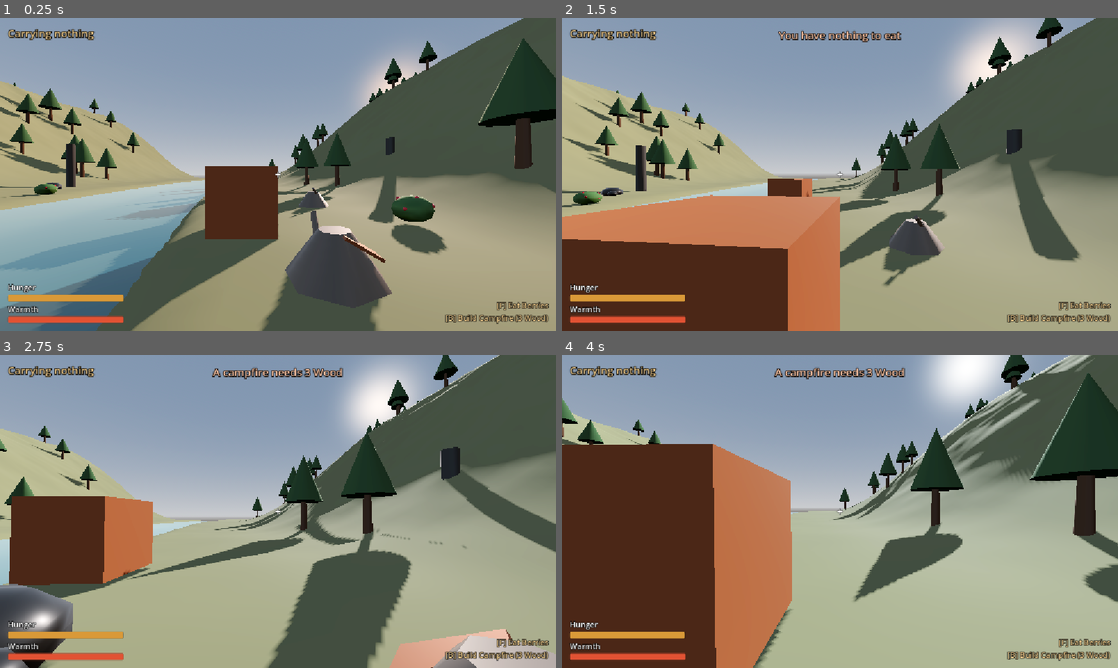
Above: before the commit, frames 1-4 (two rows, left to right).
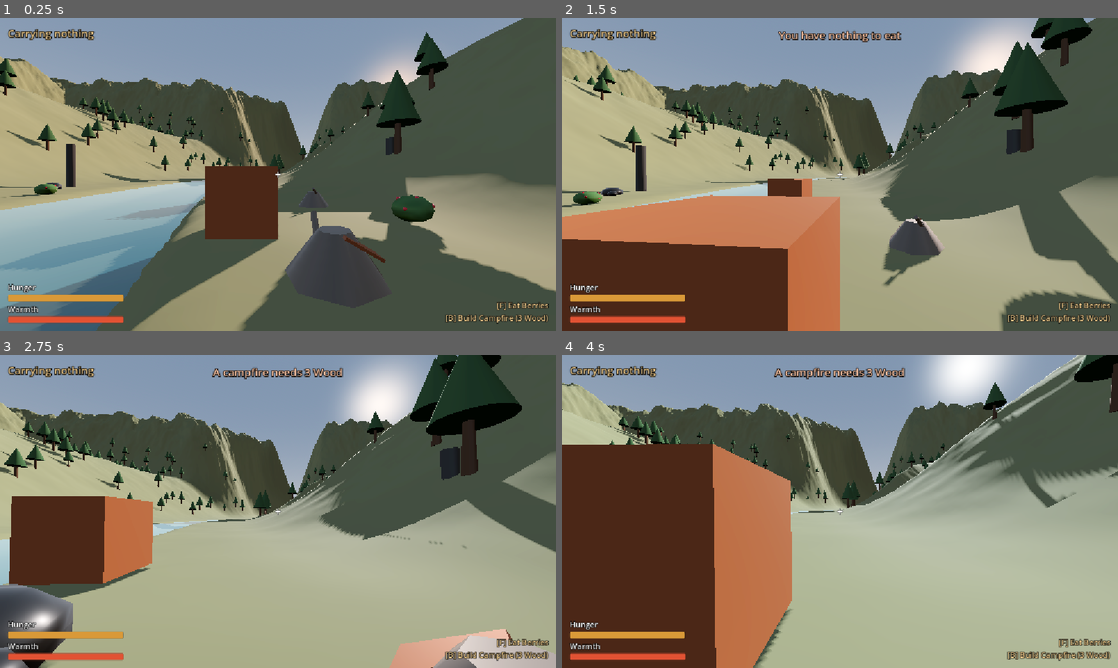
Above: after the commit, the same moments.

Repository: marcmarino83/Steampunk-Valley
Game: Godot game, scene res://world.tscn
Same seed, same stepped clock (60 frames per second), same inputs: the game is played once before the commit and once after it.
Inputs (mouse positions are in pixels of both pictures, inside the frame that each line leads up to):
- Up to frame 1 (0.25 s): no input
- Up to frame 2 (1.5 s): tap Enter (ui_accept) at 0.5, 0.77 s; move the mouse to (867, 174) at 0.52 s; hold W from 0.53 s (still down); tap E at 0.6 s; move the mouse to (812, 174) at 1.27 s; tap F at 1.35 s
- Up to frame 3 (2.75 s): keep holding W; tap Enter (ui_accept) at 1.52 s; move the mouse to (289, 505) at 2.02 s; tap B at 2.1 s
- Up to frame 4 (4 s): move the mouse to (834, 517) at 2.77 s; tap Tab at 2.85 s; tap Enter (ui_accept) at 3.02, 3.77 s; move the mouse to (1006, 558) at 3.52 s; release W at 3.53 s; hold A from 3.53 s (still down); tap I at 3.6 s

The runs differ from the first frame. In frame 1, 27% of the frame differs, in the area x 0-100%, y 4-100%; in frame 2, 27%; in frame 3, 31%, in the area x 0-100%, y 0-100%; in frame 4, 21%.

Commit message:
Bigger enclosed valley: 400m map, lake, side valley, edge mountains with river gorges
Co-Authored-By: Claude Opus 5.5 <noreply@anthropic.com>

Diff:
--- a/valley.gd
+++ b/valley.gd
@@ -2,9 +2,9 @@
 extends StaticBody3D
 
 ## Size of the whole map in meters (it's square)
-@export var size := 200.0
+@export var size := 400.0
 ## Ground detail. Higher = smoother hills, slower to build
-@export var resolution := 128
+@export var resolution := 512
 ## Width of the flat-ish valley floor
 @export var floor_width := 30.0
 ## How far the slopes stretch before reaching the hilltops
@@ -15,6 +15,9 @@
 @export var bump_height := 2.0
 ## Change this for a differently shaped valley
 @export var map_seed := 1
+@export var ground_material: Material
+
+@export_group("River")
 ## Width of the river's flat bed, down the middle of the valley floor
 @export var river_width := 8.0
 ## How far the muddy banks slope up on each side of the bed
@@ -23,18 +26,57 @@
 @export var river_depth := 1.5
 ## Height of the water surface (the valley floor is around 0)
 @export var water_level := -0.4
-@export var ground_material: Material
 ## Leave empty to use a plain see-through blue
 @export var water_material: Material
+
+@export_group("Lake")
+## How far down the valley the river pools into a lake
+@export var lake_z := 90.0
+## Radius of the open water
+@export var lake_radius := 28.0
+## How far the sloping shore reaches past the water's edge
+@export var lake_shore := 10.0
+## How deep the lake is in the middle, below the water surface
+@export var lake_depth := 3.0
+
+@export_group("Side Valley")
+## Where along the main valley the side valley branches off
+@export var side_valley_z := -60.0
+## Width of the side valley's floor
+@export var side_floor_width := 14.0
+## How quickly the side valley's floor climbs as it heads into the hills
+@export var side_rise := 0.08
+
+@export_group("Mountains")
+## How tall the mountains at the map's edge get, on top of the normal hills
+@export var mountain_height := 60.0
+## How far in from the edge the mountains start rising
+@export var mountain_width := 40.0
+## Width of the gorge floor where the river cuts through the mountains
+@export var gorge_width := 18.0
+## How far the gorge's sloping walls reach out on each side before they're full mountain
+@export var gorge_wall := 45.0
+
+@export_group("Trees")
 @export var tree_scene: PackedScene
-@export var tree_count := 150
+@export var tree_count := 600
+
+@export_group("")
 ## Tick this in the Inspector to rebuild after changing settings
 @export var rebuild := false:
 	set(value):
 		if value and is_inside_tree():
 			generate()
 
+## How far the scenery carries on past the invisible walls. You can't walk there,
+## but it means the mountains look solid from every side, even from outside the map.
+const OUTSIDE_MARGIN := 40.0
+## How far the cliff around the outside of the scenery drops
+const SKIRT_BOTTOM := -60.0
+
 var noise := FastNoiseLite.new()
+var _lake_center := Vector2.ZERO
+var _side_start_x := 0.0
 
 
 func _ready() -> void:
@@ -43,64 +85,166 @@
 
 # The valley floor winds gently from side to side
 func valley_center(z: float) -> float:
-	return sin(z * 0.02) * 15.0
+	var center := sin(z * 0.02) * 15.0
+	# Past the north and south walls, the river gorges bend sharply away, so looking
+	# down a gorge you see rock walls instead of the end of the world
+	var beyond := absf(z) - size * 0.5
+	if beyond > 0.0:
+		center -= beyond * beyond * 0.03 * signf(z)
+	return center
+
+
+# The side valley heads off toward +x, angling away down the map as it goes
+func side_valley_center(x: float) -> float:
+	var along := x - _side_start_x
+	return side_valley_z - along * 0.6 + sin(along * 0.03) * 8.0
+
+
+# How far up the main valley's slopes a spot is: 0 on the floor, 1 at the hilltops.
+# The floor widens into a round basin around the lake.
+func _main_slope(x: float, z: float) -> float:
+	var lake_distance := Vector2(x, z).distance_to(_lake_center)
+	var basin := 1.0 - smoothstep(lake_radius, lake_radius + slope_width, lake_distance)
+	var half_floor := floor_width * 0.5 + basin * (lake_radius + lake_shore)
+	return clampf((absf(x - valley_center(z)) - half_floor) / slope_width, 0.0, 1.0)
+
+
+# Same idea for the side valley. It only exists on the +x side of where it branches off.
+func _side_slope(x: float, z: float) -> float:
+	if x <= _side_start_x:
+		return 1.0
+	# 0.857 corrects for the valley running at an angle, so its width stays true
+	var distance := absf(z - side_valley_center(x)) * 0.857
+	return clampf((distance - side_floor_width * 0.5) / (slope_width * 0.7), 0.0, 1.0)
+
+
+# How much mountain there is at a spot: 0 everywhere except the last stretch of map,
+# rising to 1 right at the edge. The river runs north-south (along z), so the north
+# and south ranges each have a gorge cut through them for it.
+func _mountains(x: float, z: float) -> float:
+	var half := size / 2.0
+	var east_west := 1.0 - smoothstep(0.0, mountain_width, half - absf(x))
+	var north_south := 1.0 - smoothstep(0.0, mountain_width, half - absf(z))
+	var gorge := smoothstep(gorge_width * 0.5, gorge_width * 0.5 + gorge_wall, absf(x - valley_center(z)))
+	return maxf(east_west, north_south * gorge)
 
 
 # How high the ground is at any spot on the map
 func get_height(x: float, z: float) -> float:
+	var t := _main_slope(x, z)
+	var height := smoothstep(0.0, 1.0, t) * hill_height
+
+	# The side valley: wherever it cuts lower than the main valley's hills, it wins
+	var side_t := _side_slope(x, z)
+	if side_t < 1.0:
+		var floor_height := clampf((x - _side_start_x) * side_rise, 0.0, hill_height * 0.7)
+		var side_height := floor_height + smoothstep(0.0, 1.0, side_t) * (hill_height - floor_height)
+		if side_height < height:
+			height = side_height
+			t = side_t
+
+	# The mountains around the edge, with extra-big lumps so they look rugged
+	var mountains := _mountains(x, z)
+	height += mountains * mountain_height
+	height += noise.get_noise_2d(x * 2.0, z * 2.0) * mountains * mountain_height * 0.15
+	t = maxf(t, mountains)
+
+	# The riverbed: 1 on the flat bed, easing to 0 at the top of the banks
 	var distance_from_center := absf(x - valley_center(z))
-	var t := clampf((distance_from_center - floor_width * 0.5) / slope_width, 0.0, 1.0)
-	var height := smoothstep(0.0, 1.0, t) * hill_height
-	# The riverbed: 1 on the flat bed, easing to 0 at the top of the banks
 	var river := 1.0 - smoothstep(river_width * 0.5, river_width * 0.5 + bank_width, distance_from_center)
 	height -= river * river_depth
 	# Lumps: small on the valley floor, bigger up on the hills, none in the riverbed
 	height += noise.get_noise_2d(x, z) * bump_height * (0.3 + t) * (1.0 - river)
+
+	# The lake: a bowl where the river pools, deepest in the middle, with a sloping shore
+	var lake_distance := Vector2(x, z).distance_to(_lake_center)
+	if lake_distance < lake_radius + lake_shore:
+		var bottom := water_level - 0.3 - lake_depth * smoothstep(0.0, 1.0, 1.0 - lake_distance / lake_radius)
+		height = lerpf(bottom, height, smoothstep(lake_radius, lake_radius + lake_shore, lake_distance))
 	return height
+
+
+# True on the valley floors, lake shore, riverbanks and bare mountain peaks: places trees shouldn't grow
+func is_open_ground(x: float, z: float) -> bool:
+	return _mountains(x, z) > 0.6 \
+		or _main_slope(x, z) < 0.08 \
+		or _side_slope(x, z) < 0.08 \
+		or Vector2(x, z).distance_to(_lake_center) < lake_radius + lake_shore + 3.0
 
 
 func generate() -> void:
 	noise.seed = map_seed
 	noise.frequency = 0.02
+	_lake_center = Vector2(valley_center(lake_z), lake_z)
+	_side_start_x = valley_center(side_valley_z)
 
 	# Clear out the old valley before building a new one
 	for child in get_children():
 		remove_child(child)
 		child.queue_free()
 
-	var points := resolution + 1
 	var step := size / resolution
 	var half := size / 2.0
+	# The grid covers the map plus the scenery past the walls
+	var margin_cells := ceili(OUTSIDE_MARGIN / step)
+	var cells := resolution + margin_cells * 2
+	var points := cells + 1
+	var extent := half + margin_cells * step
 
 	# Work out the height of every point on the grid
 	var heights := PackedFloat32Array()
 	heights.resize(points * points)
 	for zi in points:
 		for xi in points:
-			heights[zi * points + xi] = get_height(-half + xi * step, -half + zi * step)
-
-	# Build the visible ground from those heights
-	var st := SurfaceTool.new()
-	st.begin(Mesh.PRIMITIVE_TRIANGLES)
+			heights[zi * points + xi] = get_height(-extent + xi * step, -extent + zi * step)
+
+	# Build the visible ground from those heights. Filling in big arrays like this
+	# is much faster than adding one point at a time, which matters on a big map.
+	var vertices := PackedVector3Array()
+	var normals := PackedVector3Array()
+	var uvs := PackedVector2Array()
+	vertices.resize(points * points)
+	normals.resize(points * points)
+	uvs.resize(points * points)
 	for zi in points:
 		for xi in points:
-			st.set_uv(Vector2(xi, zi) / resolution * 20.0)
-			st.add_vertex(Vector3(-half + xi * step, heights[zi * points + xi], -half + zi * step))
-	for zi in resolution:
-		for xi in resolution:
 			var i := zi * points + xi
-			st.add_index(i)
-			st.add_index(i + 1)
-			st.add_index(i + points)
-			st.add_index(i + 1)
-			st.add_index(i + points + 1)
-			st.add_index(i + points)
-	st.generate_normals()
+			var x := -extent + xi * step
+			var z := -extent + zi * step
+			vertices[i] = Vector3(x, heights[i], z)
+			uvs[i] = Vector2(x, z) * 0.1
+			# Which way the ground faces, worked out from how steeply it slopes to its neighbors
+			var left: float = heights[i - 1] if xi > 0 else heights[i]
+			var right: float = heights[i + 1] if xi < cells else heights[i]
+			var back: float = heights[i - points] if zi > 0 else heights[i]
+			var front: float = heights[i + points] if zi < cells else heights[i]
+			normals[i] = Vector3(left - right, 2.0 * step, back - front).normalized()
+
+	var indices := PackedInt32Array()
+	indices.resize(cells * cells * 6)
+	var n := 0
+	for zi in cells:
+		for xi in cells:
+			var i := zi * points + xi
+			indices[n] = i
+			indices[n + 1] = i + 1
+			indices[n + 2] = i + points
+			indices[n + 3] = i + 1
+			indices[n + 4] = i + points + 1
+			indices[n + 5] = i + points
+			n += 6
 
 	var ground := MeshInstance3D.new()
-	ground.mesh = st.commit()
+	ground.mesh = _make_mesh(vertices, normals, uvs, indices)
 	ground.material_override = ground_material
 	add_child(ground)
+
+	# A cliff around the outside edge of the scenery, so from outside the map
+	# it looks like a solid block of land instead of a paper-thin sheet
+	var skirt := MeshInstance3D.new()
+	skirt.mesh = _make_skirt(heights, points, step, extent)
+	skirt.material_override = ground_material
+	add_child(skirt)
 
 	# Build the solid ground you walk on, using the same heights
 	var shape := HeightMapShape3D.new()
@@ -112,33 +256,52 @@
 	collision.scale = Vector3(step, 1.0, step)
 	add_child(collision)
 
-	# Lay a flat water ribbon along the river, tucked under the banks at its edges
-	var water_half_width := river_width * 0.5 + bank_width
-	var water := SurfaceTool.new()
-	water.begin(Mesh.PRIMITIVE_TRIANGLES)
-	for zi in points:
-		var z := -half + zi * step
-		var center := valley_center(z)
-		water.set_uv(Vector2(0, zi * 0.2))
-		water.add_vertex(Vector3(center - water_half_width, water_level, z))
-		water.set_uv(Vector2(1, zi * 0.2))
-		water.add_vertex(Vector3(center + water_half_width, water_level, z))
-	for zi in resolution:
-		var i := zi * 2
-		water.add_index(i)
-		water.add_index(i + 1)
-		water.add_index(i + 2)
-		water.add_index(i + 1)
-		water.add_index(i + 3)
-		water.add_index(i + 2)
-	water.generate_normals()
-
-	var river_surface := MeshInstance3D.new()
-	river_surface.mesh = water.commit()
-	river_surface.material_override = water_material if water_material else _default_water()
-	add_child(river_surface)
-
-	# Scatter trees on the slopes, keeping the valley floor open
+	# Invisible walls just past each edge of the map, far too tall to climb over
+	for side in [Vector3.RIGHT, Vector3.LEFT, Vector3.FORWARD, Vector3.BACK]:
+		var box := BoxShape3D.new()
+		if side.x != 0.0:
+			box.size = Vector3(2.0, 400.0, size + 4.0)
+		else:
+			box.size = Vector3(size + 4.0, 400.0, 2.0)
+		var wall := CollisionShape3D.new()
+		wall.shape = box
+		wall.position = side * (half + 1.0) + Vector3.UP * 100.0
+		add_child(wall)
+
+	# Water: one flat sheet over every bit of riverbed and lake that dips below the
+	# water level, so the river flows into the lake without any seams
+	var water_vertices := PackedVector3Array()
+	var water_normals := PackedVector3Array()
+	var water_uvs := PackedVector2Array()
+	var water_indices := PackedInt32Array()
+	var wet_reach := river_width * 0.5 + bank_width + step
+	for zi in cells:
+		for xi in cells:
+			var i := zi * points + xi
+			var lowest := minf(minf(heights[i], heights[i + 1]), minf(heights[i + points], heights[i + points + 1]))
+			if lowest >= water_level:
+				continue
+			var x := -extent + xi * step
+			var z := -extent + zi * step
+			# Only the river and lake, not every little dip in the valley floor
+			var in_river := absf(x - valley_center(z)) < wet_reach
+			var in_lake := Vector2(x, z).distance_to(_lake_center) < lake_radius + lake_shore
+			if not in_river and not in_lake:
+				continue
+			var v := water_vertices.size()
+			for corner in [Vector2(0, 0), Vector2(step, 0), Vector2(0, step), Vector2(step, step)]:
+				water_vertices.append(Vector3(x + corner.x, water_level, z + corner.y))
+				water_normals.append(Vector3.UP)
+				water_uvs.append(Vector2(x + corner.x, z + corner.y) * 0.1)
+			water_indices.append_array([v, v + 1, v + 2, v + 1, v + 3, v + 2])
+
+	if not water_vertices.is_empty():
+		var water := MeshInstance3D.new()
+		water.mesh = _make_mesh(water_vertices, water_normals, water_uvs, water_indices)
+		water.material_override = water_material if water_material else _default_water()
+		add_child(water)
+
+	# Scatter trees on the slopes, keeping the valley floors, riverbanks and lakeshore open
 	if tree_scene:
 		var rng := RandomNumberGenerator.new()
 		rng.seed = map_seed
@@ -148,7 +311,7 @@
 			tries += 1
 			var x := rng.randf_range(-half + 5.0, half - 5.0)
 			var z := rng.randf_range(-half + 5.0, half - 5.0)
-			if absf(x - valley_center(z)) < floor_width * 0.5 + 4.0:
+			if is_open_ground(x, z):
 				continue
 			var tree := tree_scene.instantiate()
 			tree.position = Vector3(x, get_height(x, z) - 0.2, z)
@@ -156,6 +319,58 @@
 			tree.scale = Vector3.ONE * rng.randf_range(0.8, 1.4)
 			add_child(tree)
 			placed += 1
+
+
+func _make_mesh(vertices: PackedVector3Array, normals: PackedVector3Array, uvs: PackedVector2Array, indices: PackedInt32Array) -> ArrayMesh:
+	var arrays := []
+	arrays.resize(Mesh.ARRAY_MAX)
+	arrays[Mesh.ARRAY_VERTEX] = vertices
+	arrays[Mesh.ARRAY_NORMAL] = normals
+	arrays[Mesh.ARRAY_TEX_UV] = uvs
+	arrays[Mesh.ARRAY_INDEX] = indices
+	var mesh := ArrayMesh.new()
+	mesh.add_surface_from_arrays(Mesh.PRIMITIVE_TRIANGLES, arrays)
+	return mesh
+
+
+# Builds the outer cliff: a wall hanging down from every point along the grid's edge
+func _make_skirt(heights: PackedFloat32Array, points: int, step: float, extent: float) -> ArrayMesh:
+	var vertices := PackedVector3Array()
+	var normals := PackedVector3Array()
+	var uvs := PackedVector2Array()
+	var indices := PackedInt32Array()
+	# Each side: where its first point is in the grid, which way to walk along it, and which way it faces
+	var sides := [
+		[0, 1, Vector3.FORWARD],                           # north edge, walking along x
+		[(points - 1) * points, 1, Vector3.BACK],          # south edge, walking along x
+		[0, points, Vector3.LEFT],                         # west edge, walking along z
+		[points - 1, points, Vector3.RIGHT],               # east edge, walking along z
+	]
+	for side in sides:
+		var start: int = side[0]
+		var stride: int = side[1]
+		var outward: Vector3 = side[2]
+		for k in points - 1:
+			var a := start + k * stride
+			var b := a + stride
+			# Turn grid numbers back into positions (dividing by points gives the row)
+			@warning_ignore("integer_division")
+			var top_a := Vector3(-extent + (a % points) * step, heights[a], -extent + (a / points) * step)
+			@warning_ignore("integer_division")
+			var top_b := Vector3(-extent + (b % points) * step, heights[b], -extent + (b / points) * step)
+			var corners := [top_a, top_b, Vector3(top_b.x, SKIRT_BOTTOM, top_b.z), Vector3(top_a.x, SKIRT_BOTTOM, top_a.z)]
+			var v := vertices.size()
+			for corner in corners:
+				vertices.append(corner)
+				normals.append(outward)
+				uvs.append(Vector2(corner.x + corner.z, corner.y) * 0.1)
+			# Godot only draws a triangle from its front, so wind each one to face outward
+			var facing: Vector3 = (corners[2] - corners[0]).cross(corners[1] - corners[0])
+			if facing.dot(outward) > 0.0:
+				indices.append_array([v, v + 1, v + 2, v, v + 2, v + 3])
+			else:
+				indices.append_array([v, v + 2, v + 1, v, v + 3, v + 2])
+	return _make_mesh(vertices, normals, uvs, indices)
 
 
 # Clear blue-green water you can see the riverbed through
--- a/world.tscn
+++ b/world.tscn
@@ -114,7 +114,7 @@
 
 [node name="Valley" type="StaticBody3D" parent="." unique_id=361776968]
 script = ExtResource("5_dwbse")
-resolution = 256
+resolution = 512
 ground_material = SubResource("StandardMaterial3D_tisue")
 tree_scene = ExtResource("6_pkg7o")
 rebuild = true
